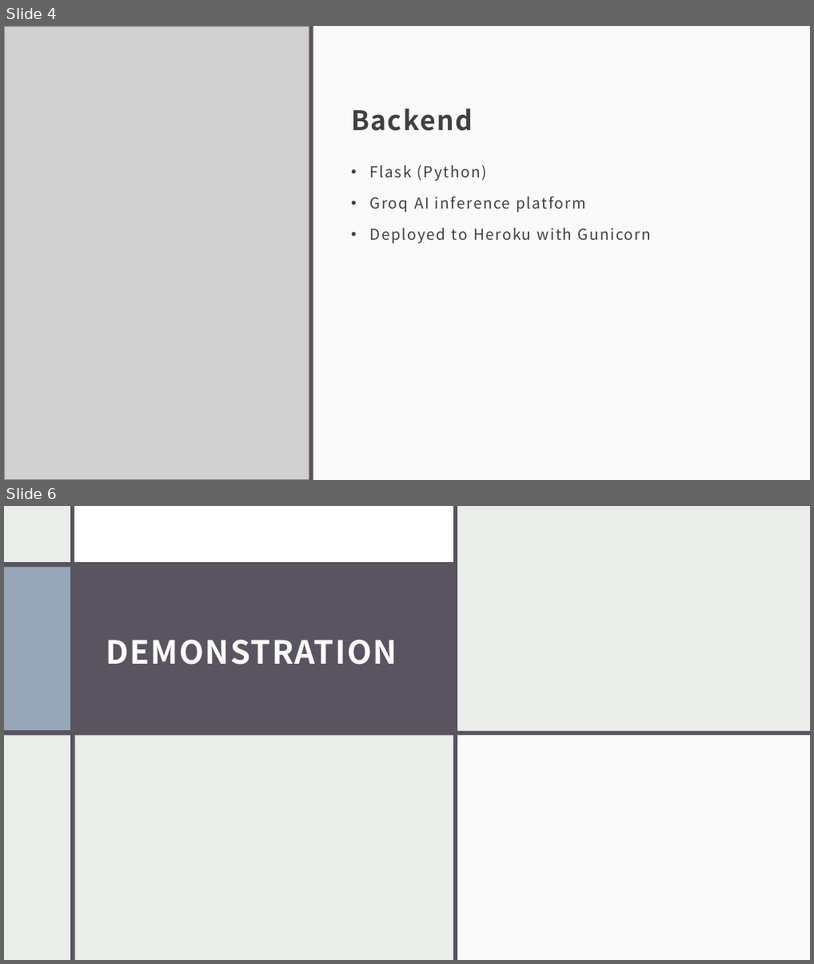
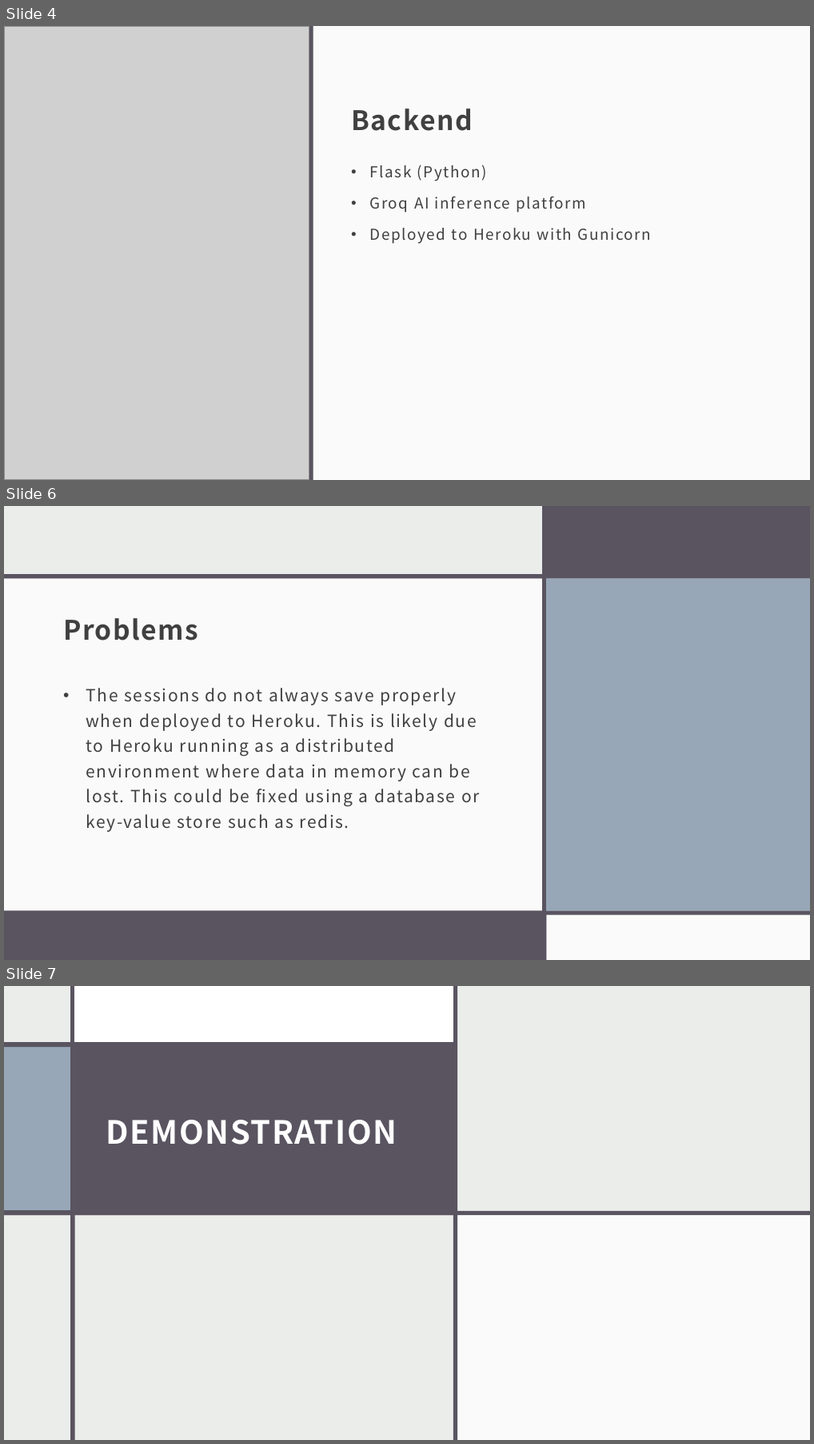
Before and after one commit to davooos/CSCI331-Final-Site, a slide deck: WebDev_Presentation.pptx. Shown one above the other, each under a label of ours: slides 4 and 6 before the commit, slides 4, 6 and 7 after it; the slides between them are not shown. The pictures are 814x964 and 814x1444 pixels, drawn with LibreOffice and Linux fonts; fonts in the diff are those of the drawing; grey boxes stand for pictures. Boxes give left, top, right and bottom in pixels: in the first picture for what was removed or moved away, otherwise in the second. Text is boxed around its words. In the diff, an @@ line names an element or a change of style, - is before the commit and + after.

```diff
--- a/WebDev_Presentation.pptx
+++ b/WebDev_Presentation.pptx
@@ slide 6 added at box(4, 506, 810, 960), background #EBEDEB; not listed: 2 template elements that a slide beside it also shows @@
@@ rectangle added at box(4, 506, 810, 960), fill #EBEDEB @@
@@ rectangle added at box(542, 506, 546, 960), fill #595460 @@
@@ rectangle added at box(545, 506, 810, 576), fill #595460 @@
@@ rectangle added at box(4, 574, 810, 579), fill #595460 @@
@@ rectangle added at box(4, 579, 546, 911), fill #FFFFFF at 75% opacity @@
@@ rectangle added at box(546, 579, 810, 911), fill #97A7B8 @@
@@ title added at box(63, 618, 198, 640), 32 pt, text #404040, bold @@
+Problems
@@ text added at box(86, 688, 479, 832), 20 pt, text #404040 @@
+• The sessions do not always save properly when deployed to Heroku. This is likely due to Heroku running as a distributed environment where data in memory can be lost. This could be fixed using a database or key-value store such as redis.
@@ rectangle added at box(4, 912, 543, 960), fill #595460 @@
@@ rectangle added at box(4, 910, 810, 914), fill #595460 @@
@@ rectangle added at box(546, 914, 810, 960), fill #FFFFFF at 75% opacity @@
@@ what was slide 6 is now slide 7 @@
```
Also in this commit, not shown: 1 slide changed, 4 other files.
